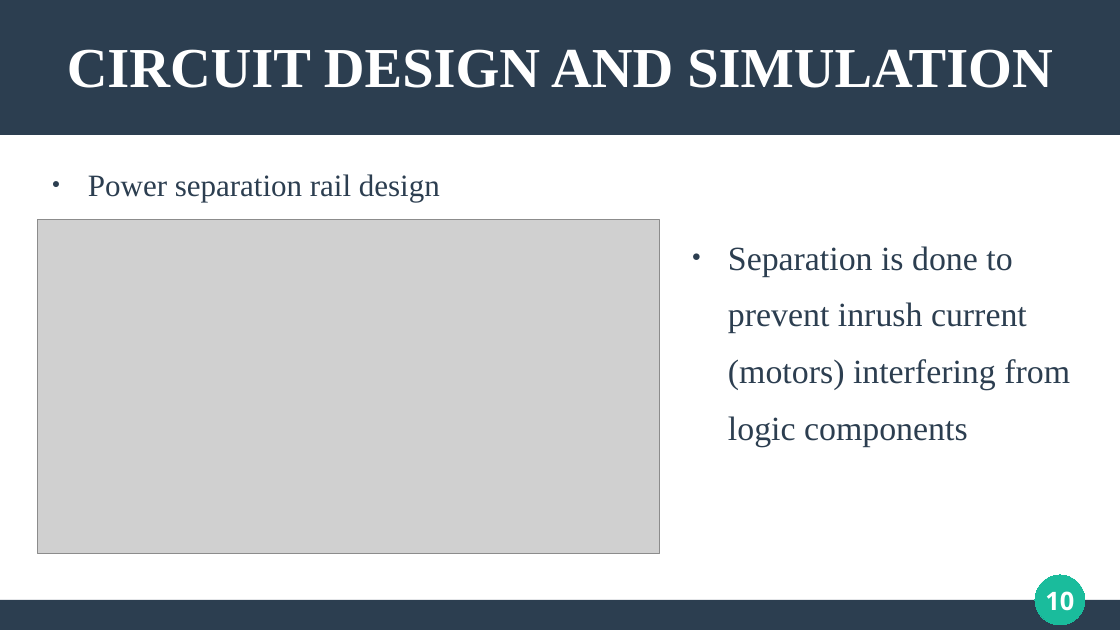
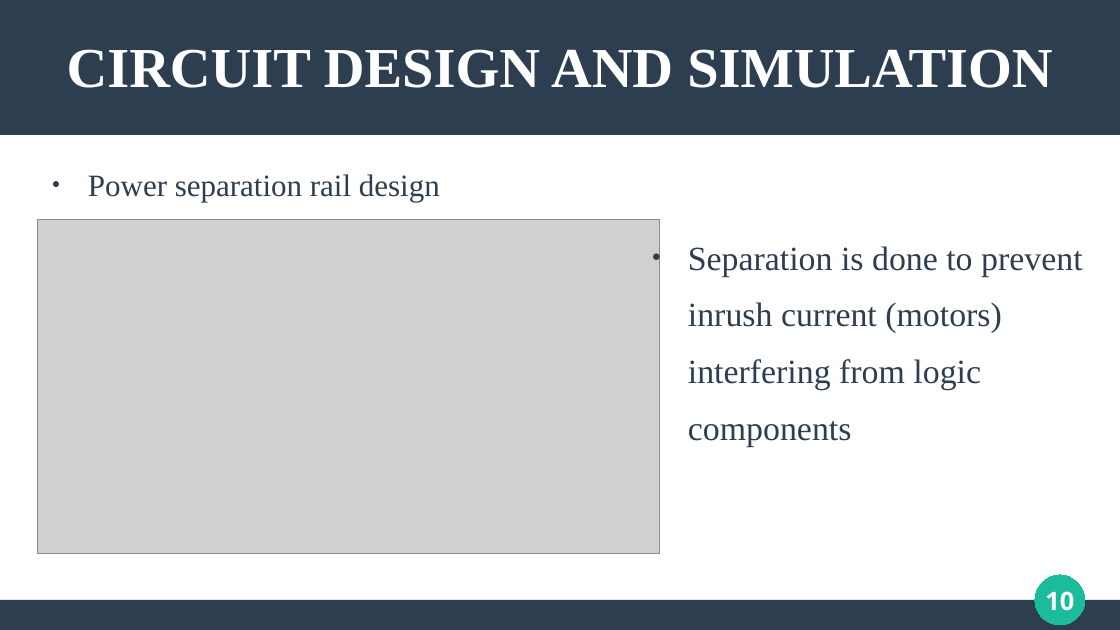
Before and after one commit to musyani-io/self-service-card-issuance, a slide deck: slide 10 of docs/uni-submission/end-semester-one.pptx. Drawn at 1120x630 pixels with LibreOffice and Linux fonts; fonts in the diff are those of the drawing; grey boxes stand for pictures. Boxes give left, top, right and bottom in pixels: in the first picture for what was removed or moved away, otherwise in the second. Text is boxed around its words. In the diff, an @@ line names an element or a change of style, - is before the commit and + after.

Commit message:
docs: 3d files for design added

```diff
--- a/docs/uni-submission/end-semester-one.pptx
+++ b/docs/uni-submission/end-semester-one.pptx
@@ text "Separation is done to prevent ..." rewrapped from box(728, 246, 1070, 447) to box(688, 246, 1082, 446) @@
```
Also in this commit, not shown: 3 other slides changed, 4 other files.
